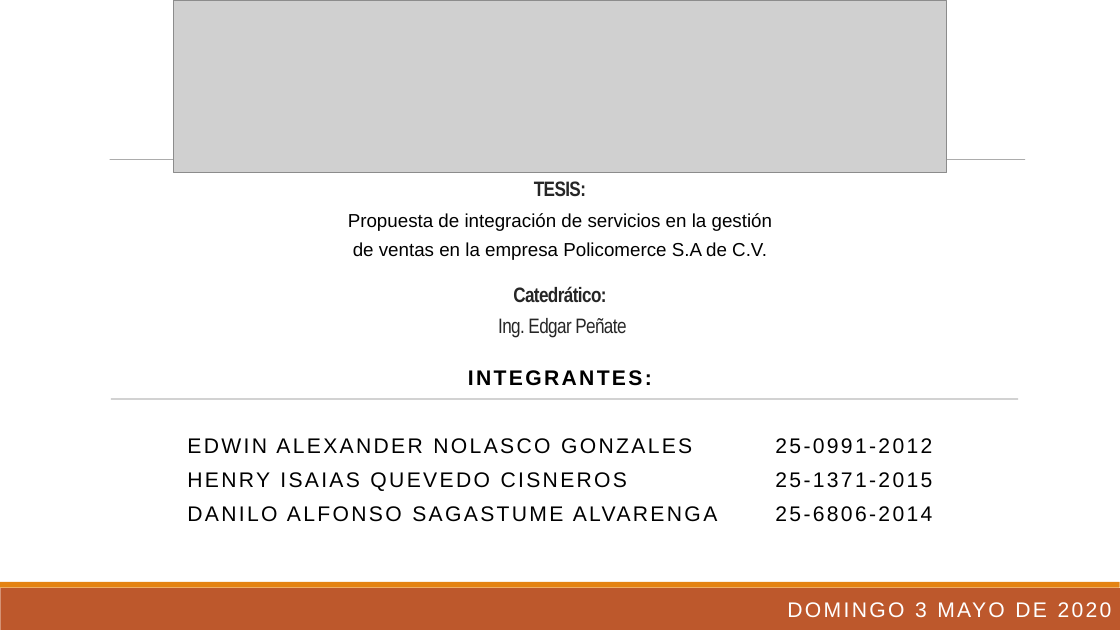
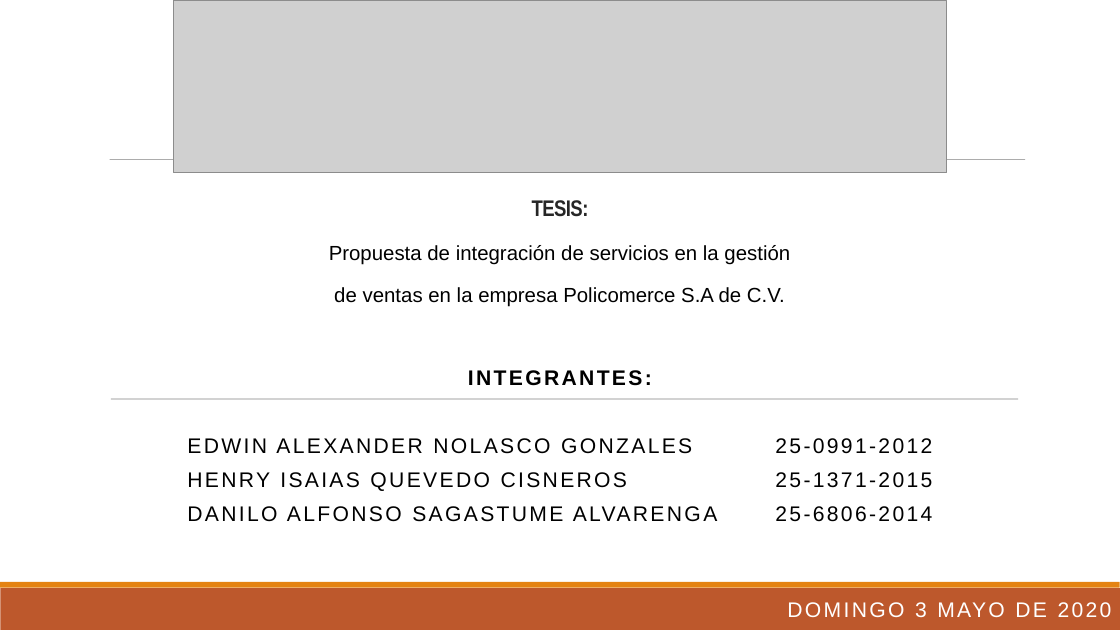
Before and after one commit to Edwinutec2017/tesisoracle-, a slide deck: slide 1 of nuevo/diapositiva_policomerce.pptx. Drawn at 1120x630 pixels with LibreOffice and Linux fonts; fonts in the diff are those of the drawing; grey boxes stand for pictures. Boxes give left, top, right and bottom in pixels: in the first picture for what was removed or moved away, otherwise in the second. Text is boxed around its words. In the diff, an @@ line names an element or a change of style, - is before the commit and + after.

```diff
--- a/nuevo/diapositiva_policomerce.pptx
+++ b/nuevo/diapositiva_policomerce.pptx
@@ text "TESIS:" at <box>329,200,790,307</box>: size 17.9 to 19.4 pt in "TESIS:"; size 16.1 to 17.5 pt; line spacing 0.65 to 0.85 @@
@@ text at <box>498,286,626,338</box>: paragraphs removed @@
-Catedrático:
-Ing. Edgar Peñate
```
Also in this commit, not shown: 2 other slides changed, 1 slide added, 1 slide removed.
